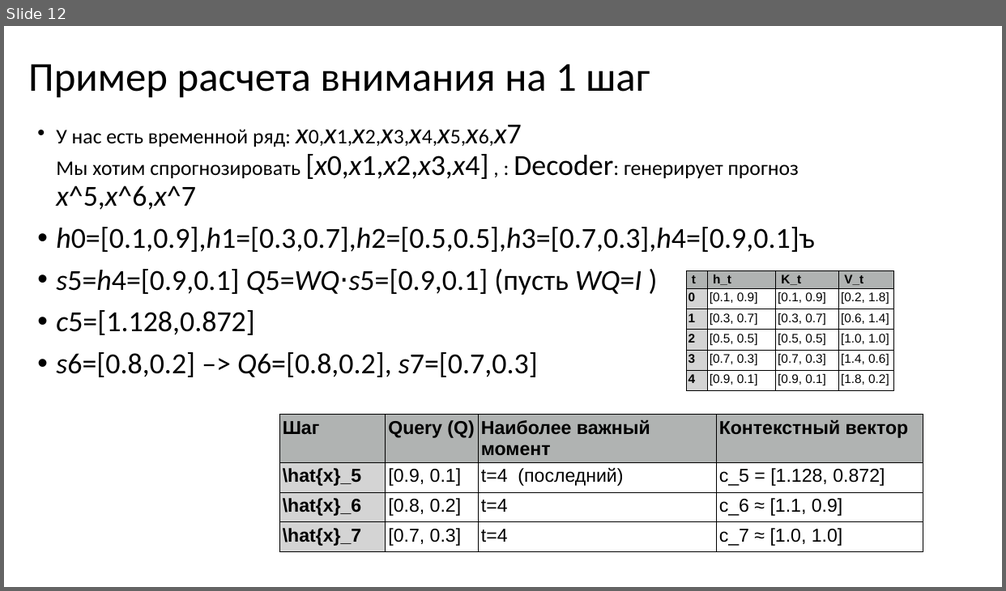
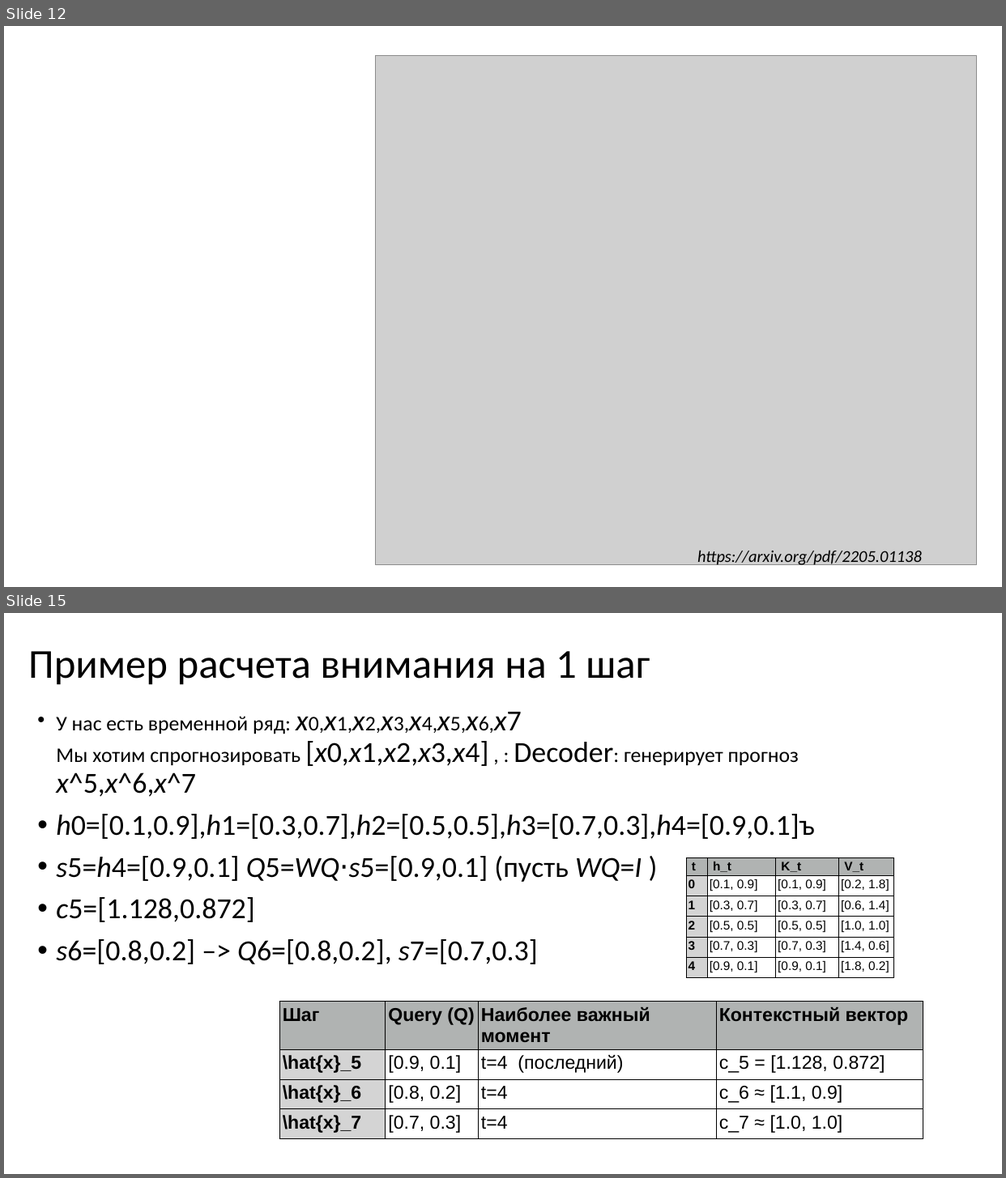
Before and after one commit to MVRonkin/TimeSeriesCourse, a slide deck: 2025/LEC/07-3 Transformers.pptx. Shown one above the other, each under a label of ours: slide 12 before the commit, slides 12 and 15 after it; the slides between them are not shown. The pictures are 1006x591 and 1006x1178 pixels, drawn with LibreOffice and Linux fonts; fonts in the diff are those of the drawing; grey boxes stand for pictures. Boxes give left, top, right and bottom in pixels: in the first picture for what was removed or moved away, otherwise in the second. Text is boxed around its words. In the diff, an @@ line names an element or a change of style, - is before the commit and + after.

```diff
--- a/2025/LEC/07-3 Transformers.pptx
+++ b/2025/LEC/07-3 Transformers.pptx
@@ slide 12 added at box(4, 26, 1002, 587), background #FFFFFF @@
@@ picture added at box(375, 56, 977, 565) @@
@@ text added at box(697, 550, 922, 567), 16 pt, text #000000, italic @@
+https://arxiv.org/pdf/2205.01138
@@ what was slide 12 is now slide 15 @@
```
Also in this commit, not shown: 4 slides changed, 5 other slides added, 2 slides removed.
